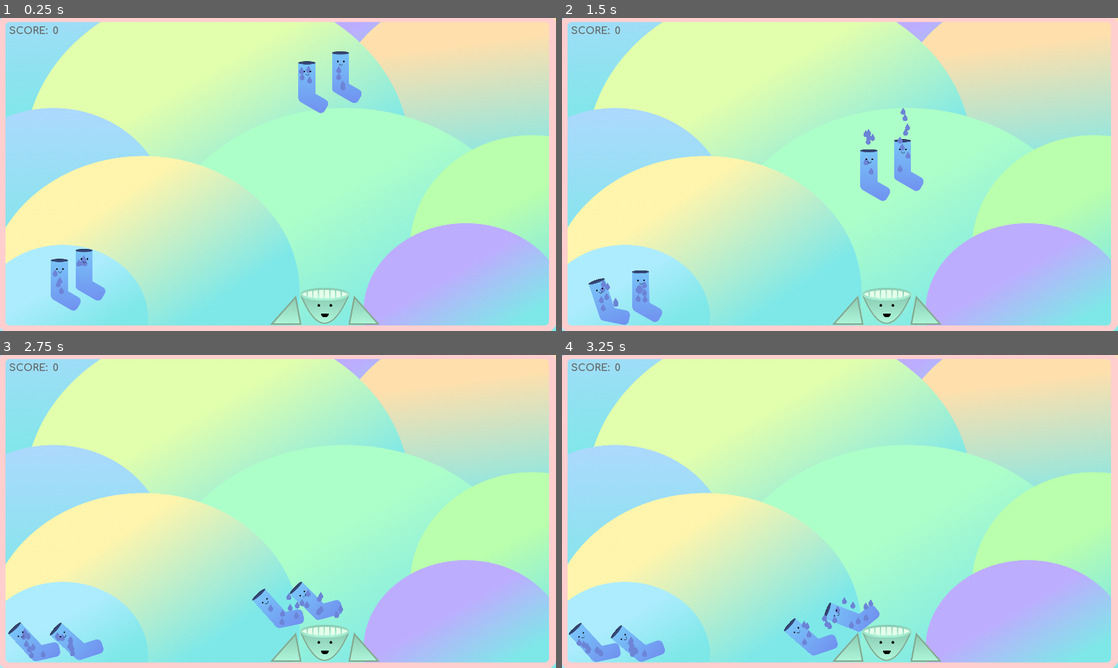
Above: before the commit, frames 1-4 (two rows, left to right).
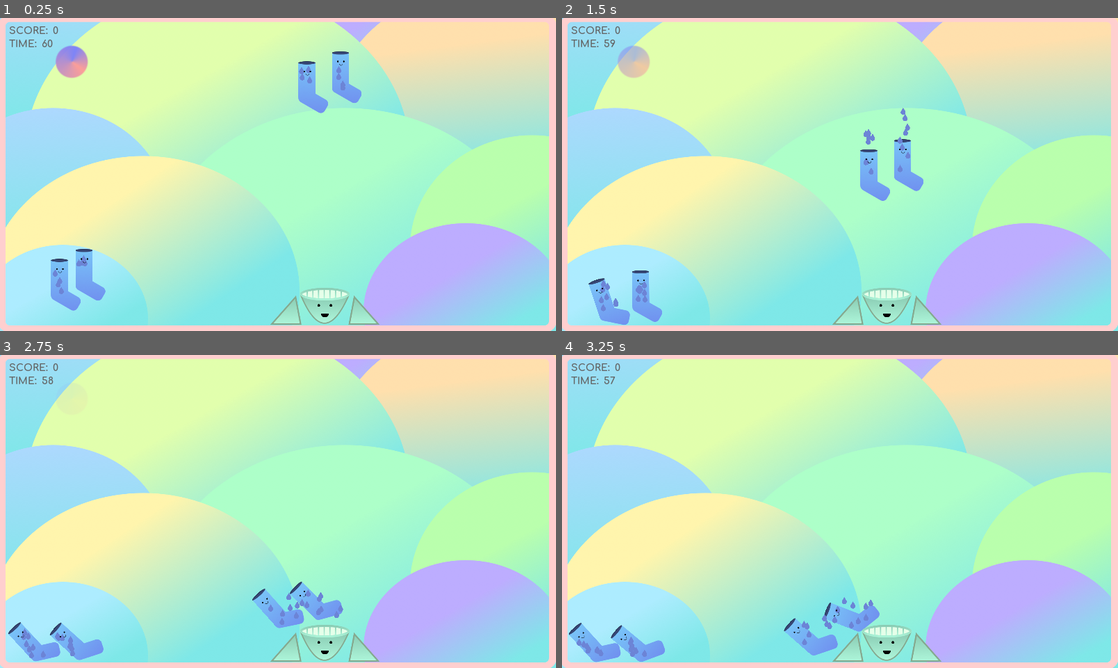
Above: after the commit, the same moments.

Repository: Dexterminator/solemates
Game: Godot game, scene res://Scenes/Main/Main.tscn
Two runs of this game, one before a commit and one after it. Both use one fixed random seed, a clock stepped at 60 frames per second and the inputs below.
Inputs:
- Up to frame 1 (0.25 s): no input
- Up to frame 2 (1.5 s): no input
- Up to frame 3 (2.75 s): no input
- Up to frame 4 (3.25 s): no input

The runs differ from the first frame. In frame 1, 0.6% of the frame differs, in the area x 1-16%, y 6-20%; in frame 2, 0.5%; in frame 3, less than 0.1%; in frame 4, less than 0.1%.

Commit message:
Add time

Diff:
--- /dev/null
+++ b/Entities/WarpGate/WarpGate.gd
@@ -0,0 +1,19 @@
+extends Sprite
+
+var tween
+onready var sock_spawn = $SockSpawn
+
+func _process(delta):
+	rotation += 20 * delta
+
+func _on_tween_completed():
+	queue_free()
+
+func _ready():
+	tween = Tween.new()
+	add_child(tween)
+	tween.interpolate_property(self, "modulate",
+	  Color(1, 1, 1, 1), Color(1, 1, 1, 0), 3.0,
+	  Tween.TRANS_LINEAR, Tween.EASE_OUT)
+	tween.start()
+	tween.connect("tween_completed", self, "_on_tween_completed")
--- /dev/null
+++ b/Entities/WarpGate/WarpGate.tscn
@@ -0,0 +1,11 @@
+[gd_scene load_steps=3 format=2]
+
+[ext_resource path="res://Assets/warp_gate.png" type="Texture" id=1]
+[ext_resource path="res://Entities/WarpGate/WarpGate.gd" type="Script" id=2]
+
+[node name="WarpGate" type="Sprite"]
+texture = ExtResource( 1 )
+script = ExtResource( 2 )
+
+[node name="SockSpawn" type="Position2D" parent="."]
+position = Vector2( 0, 46 )
--- a/Helpers/GUI.gd
+++ b/Helpers/GUI.gd
@@ -1,6 +1,10 @@
 extends MarginContainer
 
 onready var score_label = $HBoxContainer/VBoxContainer/HBoxContainer/Score
+onready var time_label = $HBoxContainer/VBoxContainer/HBoxContainer2/Time
 
 func set_score(new_score):
 	score_label.set_text(str(new_score))
+
+func set_time(new_time):
+	time_label.set_text(str(new_time))
--- a/Helpers/GUI.tscn
+++ b/Helpers/GUI.tscn
@@ -21,11 +21,11 @@
 
 [node name="HBoxContainer" type="HBoxContainer" parent="."]
 margin_right = 114.0
-margin_bottom = 40.0
+margin_bottom = 58.0
 
 [node name="VBoxContainer" type="VBoxContainer" parent="HBoxContainer"]
 margin_right = 114.0
-margin_bottom = 40.0
+margin_bottom = 58.0
 
 [node name="HBoxContainer" type="HBoxContainer" parent="HBoxContainer/VBoxContainer"]
 margin_right = 114.0
@@ -44,3 +44,21 @@
 margin_bottom = 27.0
 custom_colors/font_color = Color( 0.388235, 0.388235, 0.388235, 1 )
 text = "0"
+
+[node name="HBoxContainer2" type="HBoxContainer" parent="HBoxContainer/VBoxContainer"]
+margin_top = 31.0
+margin_right = 114.0
+margin_bottom = 58.0
+
+[node name="Label" type="Label" parent="HBoxContainer/VBoxContainer/HBoxContainer2"]
+margin_right = 72.0
+margin_bottom = 27.0
+custom_colors/font_color = Color( 0.388235, 0.388235, 0.388235, 1 )
+text = "Time: "
+uppercase = true
+
+[node name="Time" type="Label" parent="HBoxContainer/VBoxContainer/HBoxContainer2"]
+margin_left = 76.0
+margin_right = 76.0
+margin_bottom = 27.0
+custom_colors/font_color = Color( 0.388235, 0.388235, 0.388235, 1 )
--- a/Scenes/Main/Main.gd
+++ b/Scenes/Main/Main.gd
@@ -1,7 +1,11 @@
 extends Node2D
 var score = 0
+var game_time = 60
 onready var shake_camera = $ShakeCamera2D
 onready var gui = $GUI
+
+func _ready():
+	gui.set_time(game_time)
 
 func _on_Sock_matched():
 	shake_camera.add_trauma(0.3)
@@ -12,3 +16,10 @@
 	shake_camera.add_trauma(0.2)
 	score += 10
 	gui.set_score(score)
+
+func _physics_process(delta):
+	pass
+
+func _on_Ticker_timeout():
+	game_time -= 1
+	gui.set_time(game_time)
--- a/Scenes/Main/Main.tscn
+++ b/Scenes/Main/Main.tscn
@@ -7,9 +7,13 @@
 [ext_resource path="res://Scenes/Main/Main.gd" type="Script" id=5]
 [ext_resource path="res://Helpers/ShakeCamera2D.tscn" type="PackedScene" id=6]
 [ext_resource path="res://Helpers/GUI.tscn" type="PackedScene" id=7]
+[ext_resource path="res://Entities/WarpGate/WarpGate.tscn" type="PackedScene" id=8]
 
 [node name="Main" type="Node2D"]
 script = ExtResource( 5 )
+
+[node name="Ticker" type="Timer" parent="."]
+autostart = true
 
 [node name="ShakeCamera2D" parent="." instance=ExtResource( 6 )]
 anchor_mode = 0
@@ -43,6 +47,10 @@
 margin_top = 17.0
 margin_right = 183.0
 margin_bottom = 57.0
+
+[node name="WarpGate" parent="GUI" instance=ExtResource( 8 )]
+position = Vector2( 144.175, 83.743 )
+[connection signal="timeout" from="Ticker" to="." method="_on_Ticker_timeout"]
 [connection signal="dried" from="Sock" to="." method="_on_Sock_dried"]
 [connection signal="matched" from="Sock" to="." method="_on_Sock_matched"]
 [connection signal="dried" from="Sock2" to="." method="_on_Sock_dried"]
Binary file added: Assets/warp_gate.png
Not shown, added: Assets/warp_gate.png.import
Not shown: 1 places in Scenes/Main/Main.tscn that only renumber resources
